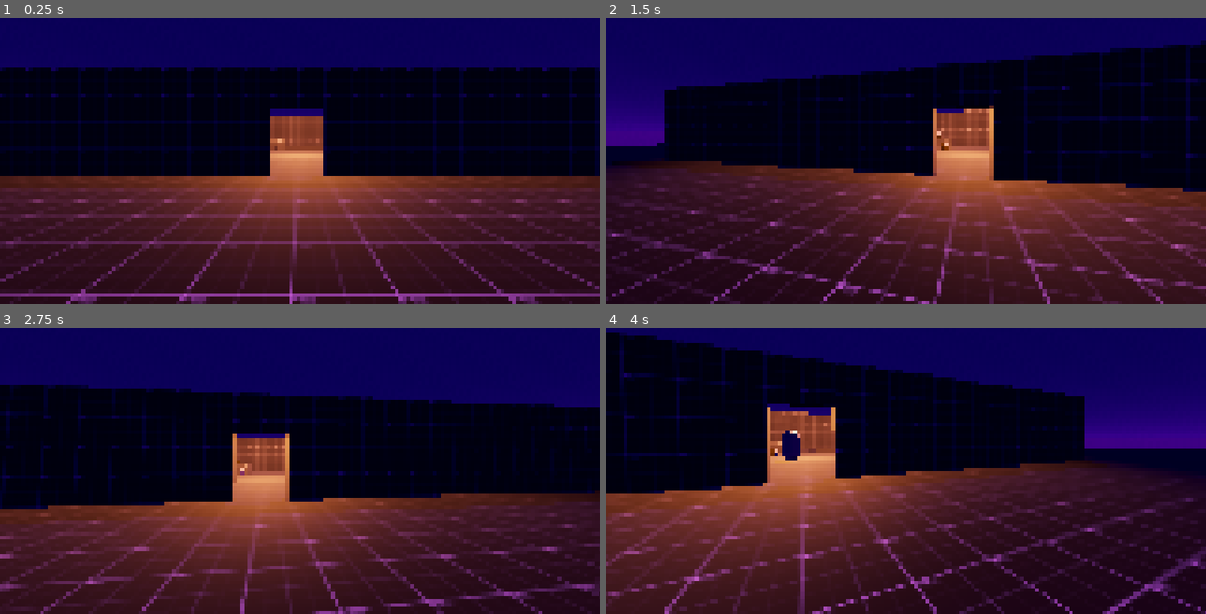
Above: before the commit, frames 1-4 (two rows, left to right).
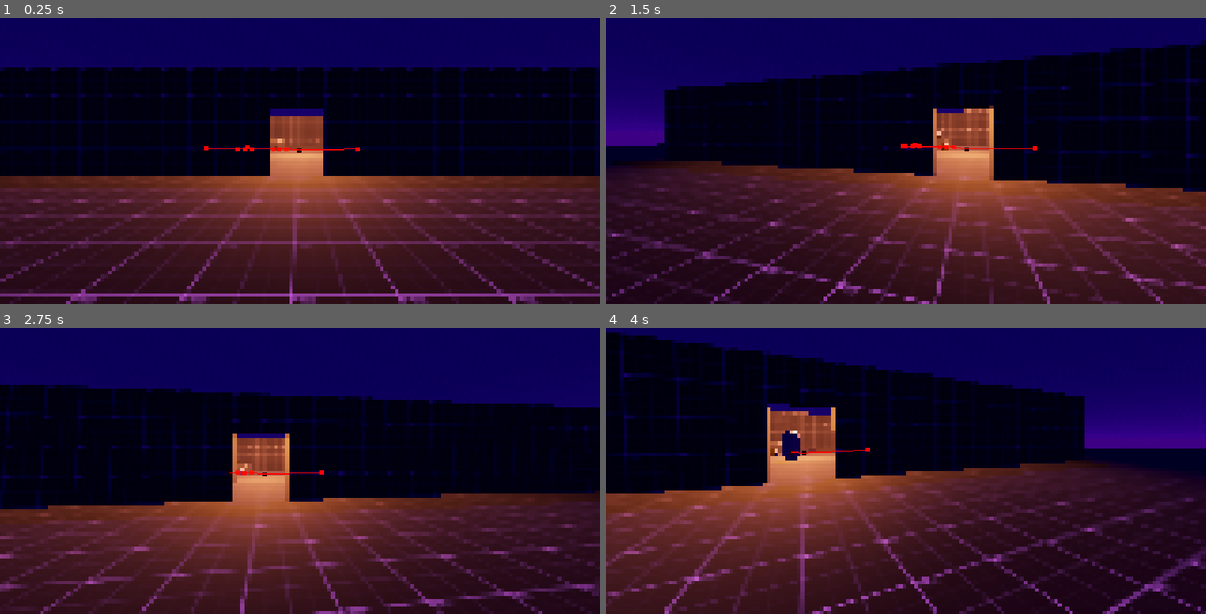
Above: after the commit, the same moments.

Repository: VaporeonLover28/Chrysopoeia
Game: Godot game, scene res://world.tscn
Two runs of this game, one before a commit and one after it. Both use one fixed random seed, a clock stepped at 60 frames per second and the inputs below.
Inputs (mouse positions are in pixels of both pictures, inside the frame that each line leads up to):
- Up to frame 1 (0.25 s): no input
- Up to frame 2 (1.5 s): tap Enter at 0.5 s; move the mouse to (1038, 118) at 0.52 s; tap A (a) at 0.6 s; tap D (d) at 0.8, 1.35 s; tap Space at 1.25 s; move the mouse to (876, 138) at 1.27 s
- Up to frame 3 (2.75 s): tap E (e) at 1.55, 2.1 s; tap Enter at 2 s; move the mouse to (312, 439) at 2.02 s; tap S (s) at 2.3 s
- Up to frame 4 (4 s): tap Space at 2.75 s; move the mouse to (900, 450) at 2.77 s; tap S (s) at 2.85 s; tap W (w) at 3.05, 3.6 s; move the mouse to (948, 450) at 3.52 s; tap A (a) at 3.8 s

The runs differ from the first frame. In frame 1, 0.2% of the frame differs, in the area x 34-60%, y 44-48%; in frame 2, 0.2%; in frame 3, 0.1%; in frame 4, less than 0.1%.

Commit message:
Smater npc

Diff:
--- a/gamble_spot.gd
+++ b/gamble_spot.gd
@@ -36,6 +36,7 @@
 					chosen_sitting_position = item
 					smallest_distance = object_ref.global_position.distance_to(sit_positions.get_child(item).global_position)
 			chair_postion_list[chosen_sitting_position][1] = false
+			print(chair_postion_list)
 			print(chair_postion_list[chosen_sitting_position][1])
 			if object_ref.name == "Player":
 				chosen_sitting_transition = sit_positions.get_child(chosen_sitting_position)
@@ -90,7 +91,9 @@
 func _start_game():
 	pass
 
-func see_if_npc_can_sit():
-	for item in sit_positions.get_child_count():
-			if chair_postion_list[item][1] != false :
-					return sit_positions.get_child(item)
+#check if the sitting position is taken
+func _SICSOC(choice_of_chair: int):
+	if chair_postion_list[choice_of_chair][1] != false:
+		return true
+	else:
+		return false
--- a/npc.gd
+++ b/npc.gd
@@ -2,12 +2,13 @@
 
 @onready var nav: NavigationAgent3D = $nav
 @onready var idle: Timer = $idle
-@onready var targeted_interactable_object_timer: Timer = $"Targeted Interactable Object"
+@onready var targeted_interactable_object_timer: Timer = $"Targeted Interactable Object Timer"
 @onready var leave_interaction: Timer = $"Leave Interaction"
 @onready var all_interactable_spots: Node = $"../NavigationRegion3D/All Interactable Spots"
 var is_on_interaction : bool = false
 var is_going_to_interaction : bool = false
-var targeted_position_is = null
+var targeted_position_is_object = null
+var targeted_sitting_position : int = 20
 var targeted_position_vector = Vector3(0,0,0)
 
 func _ready() -> void:
@@ -23,11 +24,14 @@
 	var dir = local_destino.normalized()
 	velocity = dir * 2
 
-	if is_going_to_interaction == false:
+	if is_on_interaction == false :
 		_walk_to(targeted_position_vector)
 
-	if targeted_position_is == InteractableObject:
+	if targeted_position_is_object is InteractableObject and is_on_interaction == false:
 		_go_to_interactable_object()
+
+	if nav.is_target_reachable() == false:
+		_walk_to_random(-10, 10, -15.5, 1.5)
 
 	move_and_slide()
 
@@ -36,32 +40,42 @@
 
 func _go_to_interactable_object():
 	is_going_to_interaction = true
-	if nav.distance_to_target() == 0:
-		targeted_position_is._interact([self])
+	if nav.is_navigation_finished() == true:
+		targeted_sitting_position = 20
+		is_going_to_interaction = false
+		is_on_interaction = true
+		targeted_position_is_object._interact([self])
 		leave_interaction.start()
-		is_going_to_interaction = false
 		print("estou jogando")
-	while targeted_position_is.see_if_npc_can_sit() == true:
 		return
-	if targeted_position_is.see_if_npc_can_sit() == true:
-		targeted_position_is = all_interactable_spots.get_children().pick_random()
-		targeted_position_vector = \
-		 targeted_position_is.get_node("Sit positions").get_children().pick_random().global_position
+	if targeted_position_is_object._SICSOC(targeted_sitting_position) == true:
+		return
 	else:
-		idle.start()
-		_walk_to_random(-10, 10, -15.5, 1.5)
-		is_going_to_interaction = false
+		if targeted_position_is_object._ASAT() == false:
+			var random_choice_of_chair = randi_range(0, targeted_position_is_object.get_child_count() - 1)
+			targeted_position_vector = \
+			targeted_position_is_object.get_node("Sit positions").get_child(random_choice_of_chair).global_position
+			targeted_sitting_position = random_choice_of_chair
+		else:
+			idle.start()
+			_walk_to_random(-10, 10, -15.5, 1.5)
+			is_going_to_interaction = false
 
 
 func chose_interactable_object():
-	targeted_position_is = all_interactable_spots.get_children().pick_random()
-	if targeted_position_is is GambleSpot:
+	idle.stop()
+	targeted_position_is_object = all_interactable_spots.get_children().pick_random()
+	if targeted_position_is_object is GambleSpot:
+		var random_choice_of_chair = randi_range(0, targeted_position_is_object.get_child_count() - 1)
 		targeted_position_vector = \
-		 targeted_position_is.get_node("Sit positions").get_children().pick_random().global_position
+		targeted_position_is_object.get_node("Sit positions").get_child(random_choice_of_chair).global_position
+		targeted_sitting_position = random_choice_of_chair
+		print(random_choice_of_chair)
 	else:
-		targeted_position_vector = targeted_position_is.global_position
+		targeted_position_vector = targeted_position_is_object.global_position
 
 func _walk_to_random(min_x, max_x, min_z, max_z):
+	targeted_position_is_object = null
 	var random_positon := Vector3.ZERO
 	random_positon.x = randf_range(min_x, max_x)
 	random_positon.z = randf_range(min_z, max_z)
@@ -75,9 +89,8 @@
 	_walk_to_random(-10, 10, -15.5, 1.5)
 
 func _leave_interaction():
-	print("tentei sair")
-	if targeted_position_is is GambleSpot:
-		targeted_position_is._cancel_interact_GambleSpot(self)
+	if targeted_position_is_object is GambleSpot:
+		targeted_position_is_object._cancel_interact_GambleSpot(self)
 	is_on_interaction = false
 	idle.start()
 	targeted_interactable_object_timer.start()
--- a/npc.tscn
+++ b/npc.tscn
@@ -11,11 +11,11 @@
 script = ExtResource("1_ideak")
 
 [node name="Leave Interaction" type="Timer" parent="."]
-wait_time = 5.0
+wait_time = 10.0
 one_shot = true
 
 [node name="Targeted Interactable Object Timer" type="Timer" parent="."]
-wait_time = 2.0
+wait_time = 5.0
 one_shot = true
 autostart = true
 
Not shown, changed: Assets/Exports/glTF/Anvil_Log.gltf.import
Not shown, changed: Assets/Exports/glTF/Bed_Twin1.gltf.import
Not shown, changed: Assets/Exports/glTF/Bed_Twin2.gltf.import
Not shown, changed: Assets/Exports/glTF/Chest_Wood.gltf.import
Not shown, changed: Assets/Exports/glTF/Dummy.gltf.import
Not shown, changed: Assets/Exports/glTF/FarmCrate_Apple.gltf.import
Not shown, changed: Assets/Exports/glTF/FarmCrate_Carrot.gltf.import
Not shown, changed: Assets/Exports/glTF/Shelf_Small_Bottles.gltf.import
Not shown, changed: Assets/Exports/glTF/Stall_Cart_Empty.gltf.import
Not shown, changed: Assets/Exports/glTF/WeaponStand.gltf.import
